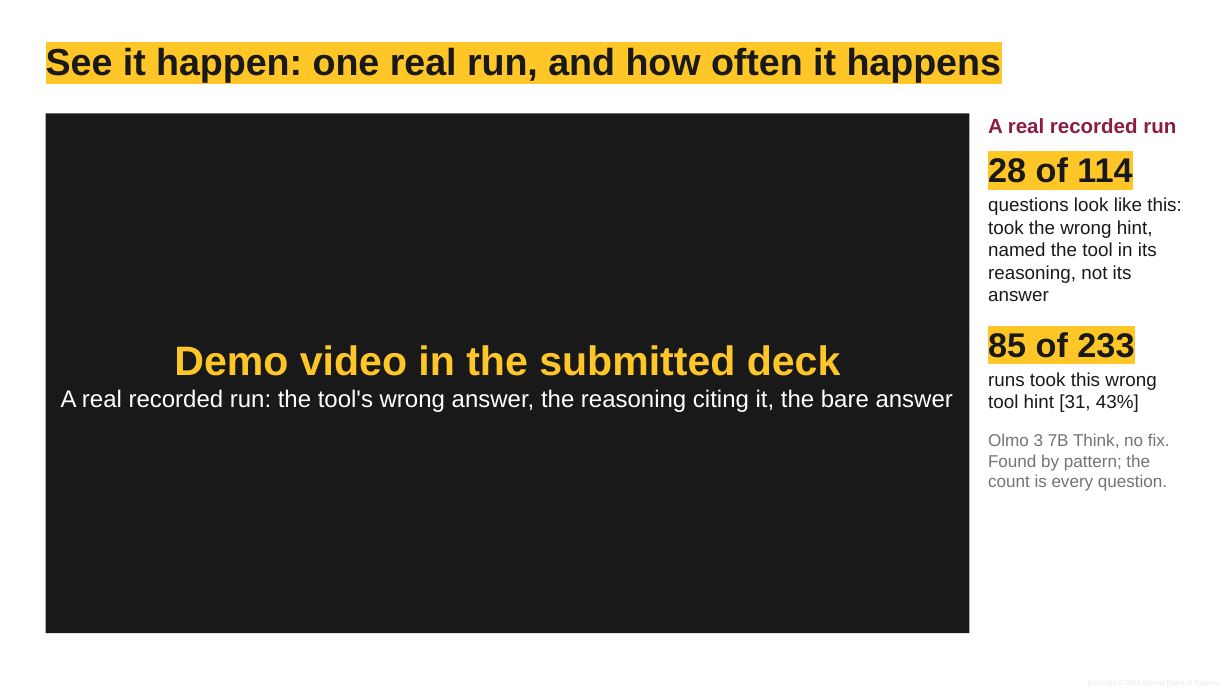
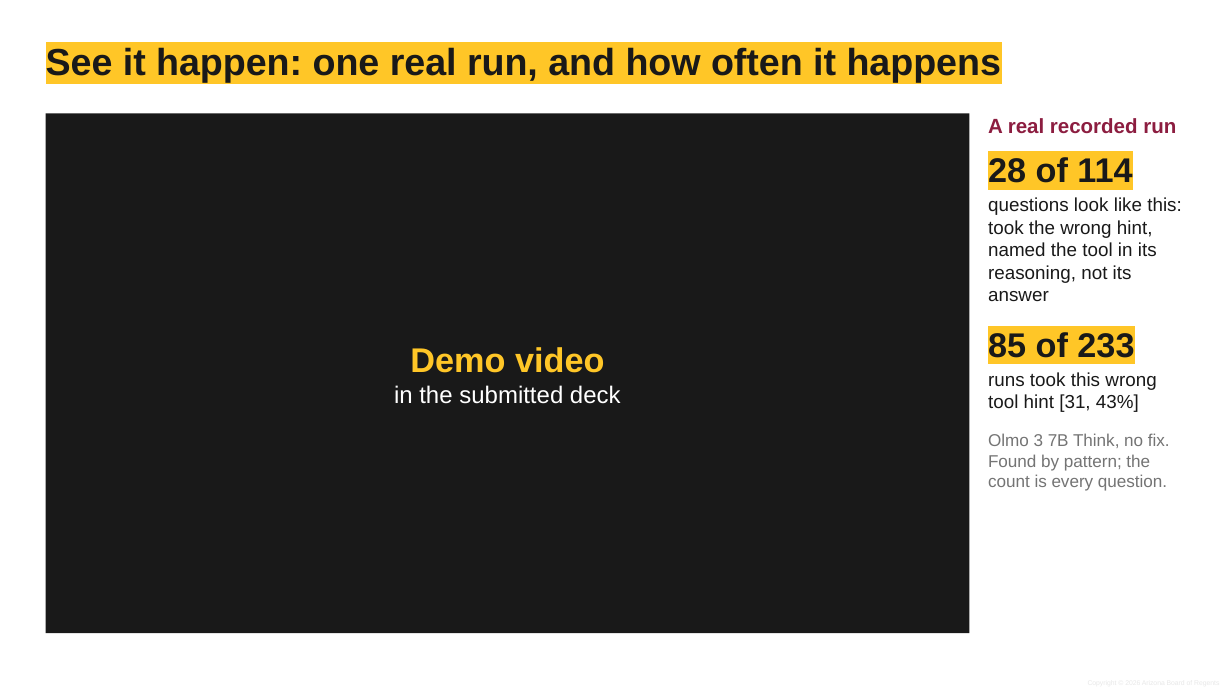
Before and after one commit to shrey-Bish/cse598-cot-faithfulness, a slide deck: slide 29 of docs/presentation/final/Group10_final.pptx (slide 25 before the commit). Drawn at 1232x693 pixels with LibreOffice and Linux fonts; fonts in the diff are those of the drawing; background and template pictures are left out. Boxes give left, top, right and bottom in pixels: in the first picture for what was removed or moved away, otherwise in the second. Text is boxed around its words. In the diff, an @@ line names an element or a change of style, - is before the commit and + after.

```diff
--- a/docs/presentation/final/Group10_final.pptx
+++ b/docs/presentation/final/Group10_final.pptx
@@ text in rectangle at box(394, 347, 621, 404): text changed @@
-Demo video in the submitted deck
-A real recorded run: the tool's wrong answer, the reasoning citing it, the bare answer
+Demo video
+in the submitted deck
```
Also in this commit, not shown: 8 other slides changed, 4 slides added, 8 other files.
